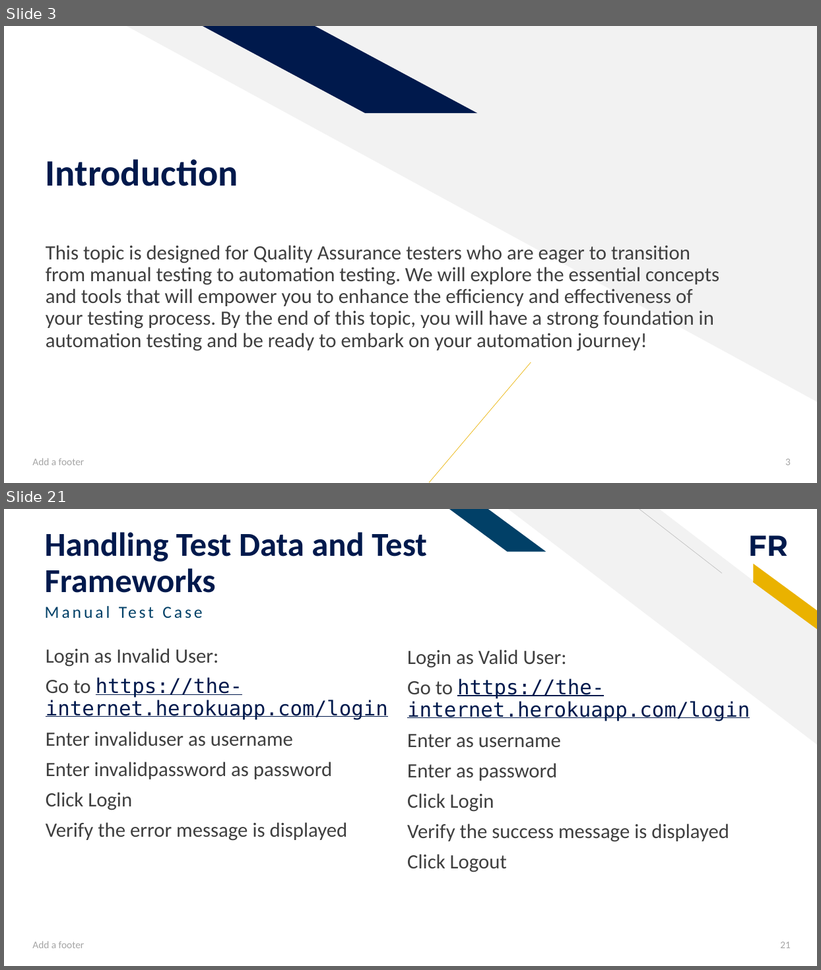
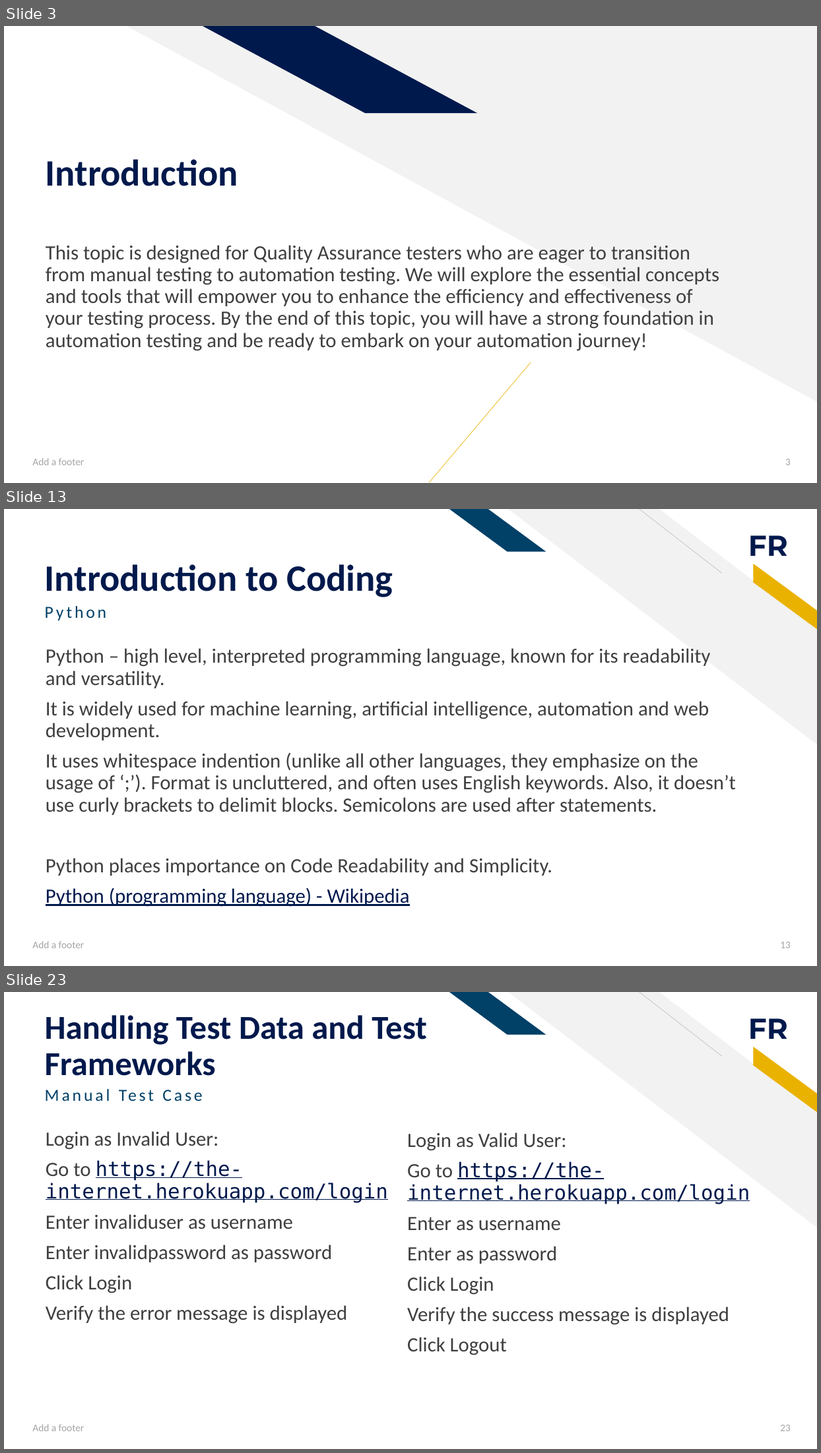
Before and after one commit to ivymorenomt/TestConferenceGuild, a slide deck: docs/From Manual to Automation.pptx. Shown one above the other, each under a label of ours: slides 3 and 21 before the commit, slides 3, 13 and 23 after it; the slides between them are not shown. The pictures are 821x970 and 821x1453 pixels, drawn with LibreOffice and Linux fonts; fonts in the diff are those of the drawing. Boxes give left, top, right and bottom in pixels: in the first picture for what was removed or moved away, otherwise in the second. Text is boxed around its words. In the diff, an @@ line names an element or a change of style, - is before the commit and + after.

```diff
--- a/docs/From Manual to Automation.pptx
+++ b/docs/From Manual to Automation.pptx
@@ slide 13 added at box(4, 509, 817, 966), background #FFFFFF; not listed: 5 template elements that a slide beside it also shows @@
@@ title added at box(45, 564, 393, 597), 44 pt, text #00194C, bold @@
+Introduction to Coding
@@ text added at box(45, 606, 107, 621), 20 pt, text #014067 @@
+Python
@@ text added at box(46, 648, 736, 907), 24 pt, text #3F3F3F @@
+Python – high level, interpreted programming language, known for its readability and versatility.
+It is widely used for machine learning, artificial intelligence, automation and web development.
+It uses whitespace indention (unlike all other languages, they emphasize on the usage of ‘;’). Format is uncluttered, and often uses English keywords. Also, it doesn’t use curly brackets to delimit blocks. Semicolons are used after statements.
+Python places importance on Code Readability and Simplicity.
+Python (programming language) - Wikipedia
@@ text added at box(32, 941, 85, 949), 12 pt, text #A5A5A5 @@
+Add a footer
@@ page number added at box(780, 942, 791, 949), 12 pt, text #A5A5A5 @@
+13
@@ what was slide 21 is now slide 23 @@
@@ page number at box(780, 1425, 791, 1432): text changed @@
-21
+23
```
Also in this commit, not shown: 15 slides changed, 9 other slides added, 2 slides removed, 4 other files.
